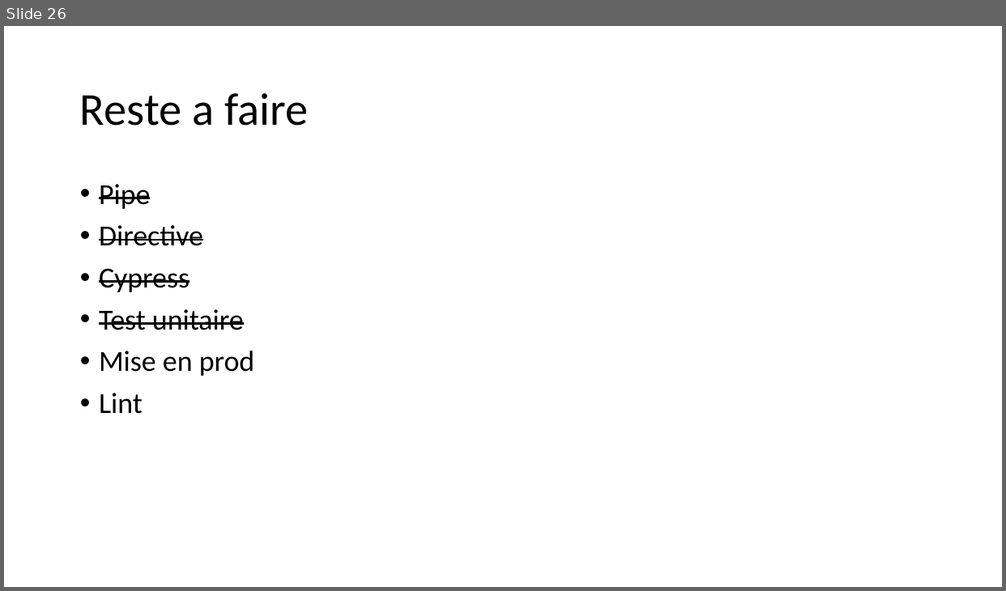
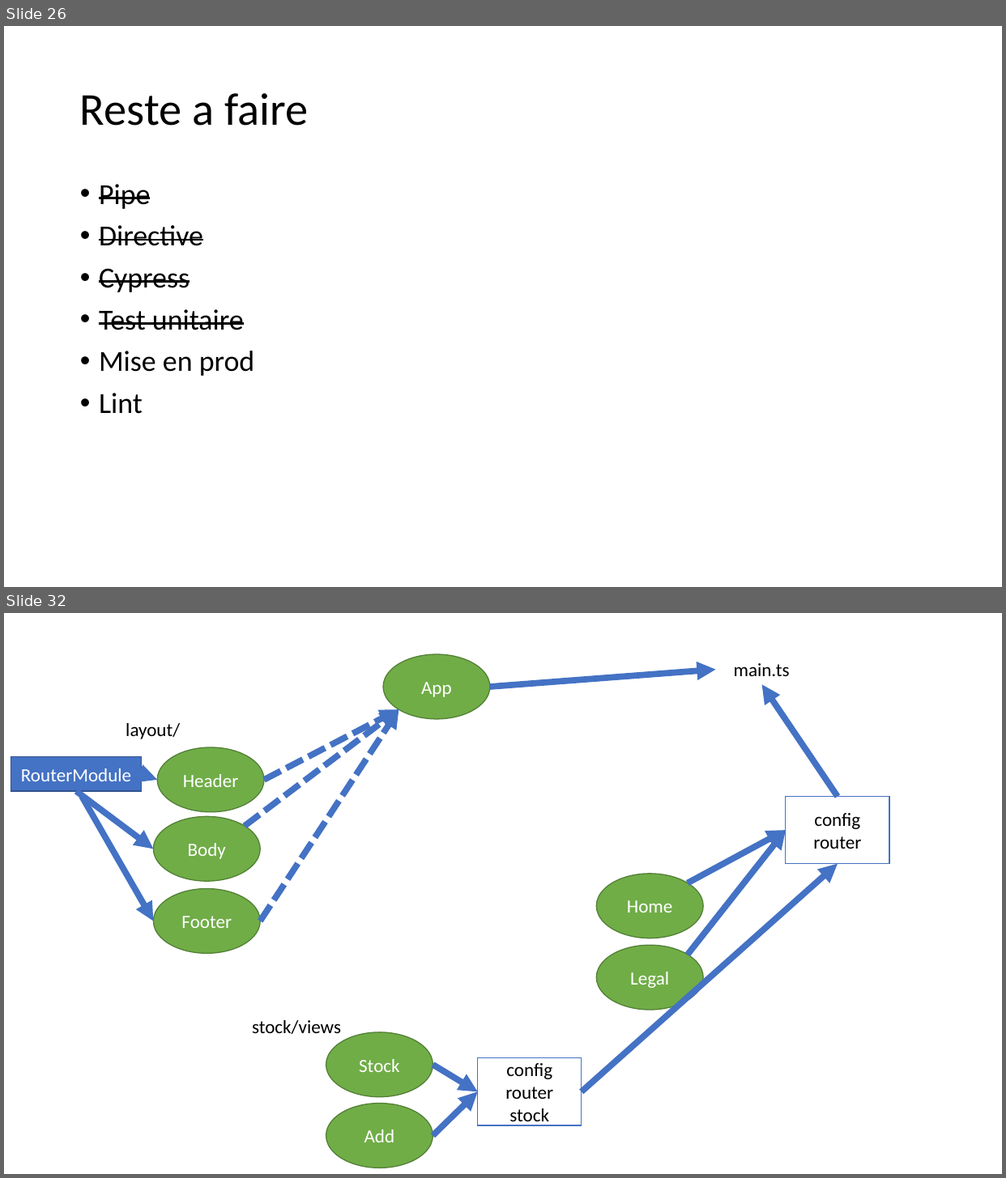
Before and after one commit to jlg-formation/agu-dec-2022, a slide deck: notes.pptx. Shown one above the other, each under a label of ours: slide 26 before the commit, slides 26 and 32 after it; the slides between them are not shown. The pictures are 1006x591 and 1006x1178 pixels, drawn with LibreOffice and Linux fonts; fonts in the diff are those of the drawing. Boxes give left, top, right and bottom in pixels: in the first picture for what was removed or moved away, otherwise in the second. Text is boxed around its words. In the diff, an @@ line names an element or a change of style, - is before the commit and + after.

```diff
--- a/notes.pptx
+++ b/notes.pptx
@@ slide 32 added at <box>4,613,1002,1174</box>, background #FFFFFF @@
@@ ellipse added at <box>384,654,491,718</box>, fill #70AD47, outline #538035 1 pt, 18 pt, text #FFFFFF @@
+App
@@ arrow added from (490, 687) to (716, 669), #4472C4 6 pt @@
@@ text added at <box>734,663,790,676</box>, 18 pt, text #000000 @@
+main.ts
@@ arrow added from (838, 796) to (762, 685), #4472C4 6 pt @@
@@ arrow added from (245, 826) to (398, 709), #4472C4 6 pt dashed @@
@@ arrow added from (260, 922) to (398, 709), #4472C4 6 pt dashed @@
@@ arrow added from (264, 780) to (398, 709), #4472C4 6 pt dashed @@
@@ text added at <box>126,723,180,739</box>, 18 pt, text #000000 @@
+layout/
@@ rectangle added at <box>10,756,141,791</box>, fill #4472C4, outline #325491 1 pt, 18 pt, text #FFFFFF @@
+RouterModule
@@ ellipse added at <box>157,747,265,812</box>, fill #70AD47, outline #538035 1 pt, 18 pt, text #FFFFFF @@
+Header
@@ arrow added from (142, 774) to (157, 780), #4472C4 6 pt @@
@@ arrow added from (77, 791) to (154, 849), #4472C4 6 pt @@
@@ arrow added from (82, 796) to (154, 922), #4472C4 6 pt @@
@@ rectangle added at <box>786,796,889,864</box>, fill #FFFFFF, outline #4472C4 1 pt, 18 pt, text #000000 @@
+config router
@@ ellipse added at <box>154,816,261,881</box>, fill #70AD47, outline #538035 1 pt, 18 pt, text #FFFFFF @@
+Body
@@ arrow added from (688, 884) to (786, 830), #4472C4 6 pt @@
@@ arrow added from (688, 955) to (786, 830), #4472C4 6 pt @@
@@ arrow added from (582, 1093) to (838, 864), #4472C4 6 pt @@
@@ ellipse added at <box>596,874,703,938</box>, fill #70AD47, outline #538035 1 pt, 18 pt, text #FFFFFF @@
+Home
@@ ellipse added at <box>154,888,261,953</box>, fill #70AD47, outline #538035 1 pt, 18 pt, text #FFFFFF @@
+Footer
@@ ellipse added at <box>596,945,703,1010</box>, fill #70AD47, outline #538035 1 pt, 18 pt, text #FFFFFF @@
+Legal
@@ text added at <box>252,1020,341,1034</box>, 18 pt, text #000000 @@
+stock/views
@@ ellipse added at <box>326,1033,433,1097</box>, fill #70AD47, outline #538035 1 pt, 18 pt, text #FFFFFF @@
+Stock
@@ arrow added from (433, 1065) to (478, 1093), #4472C4 6 pt @@
@@ rectangle added at <box>478,1059,582,1126</box>, fill #FFFFFF, outline #4472C4 1 pt, 18 pt, text #000000 @@
+config router stock
@@ arrow added from (433, 1136) to (478, 1093), #4472C4 6 pt @@
@@ ellipse added at <box>326,1103,433,1168</box>, fill #70AD47, outline #538035 1 pt, 18 pt, text #FFFFFF @@
+Add
```
Also in this commit, not shown: 8 other slides added, 1 other file.
